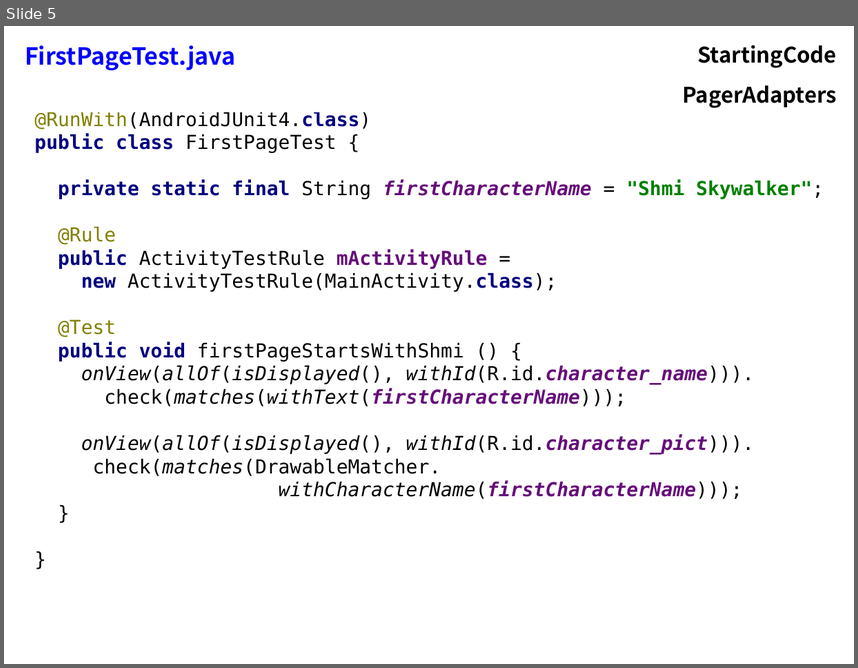
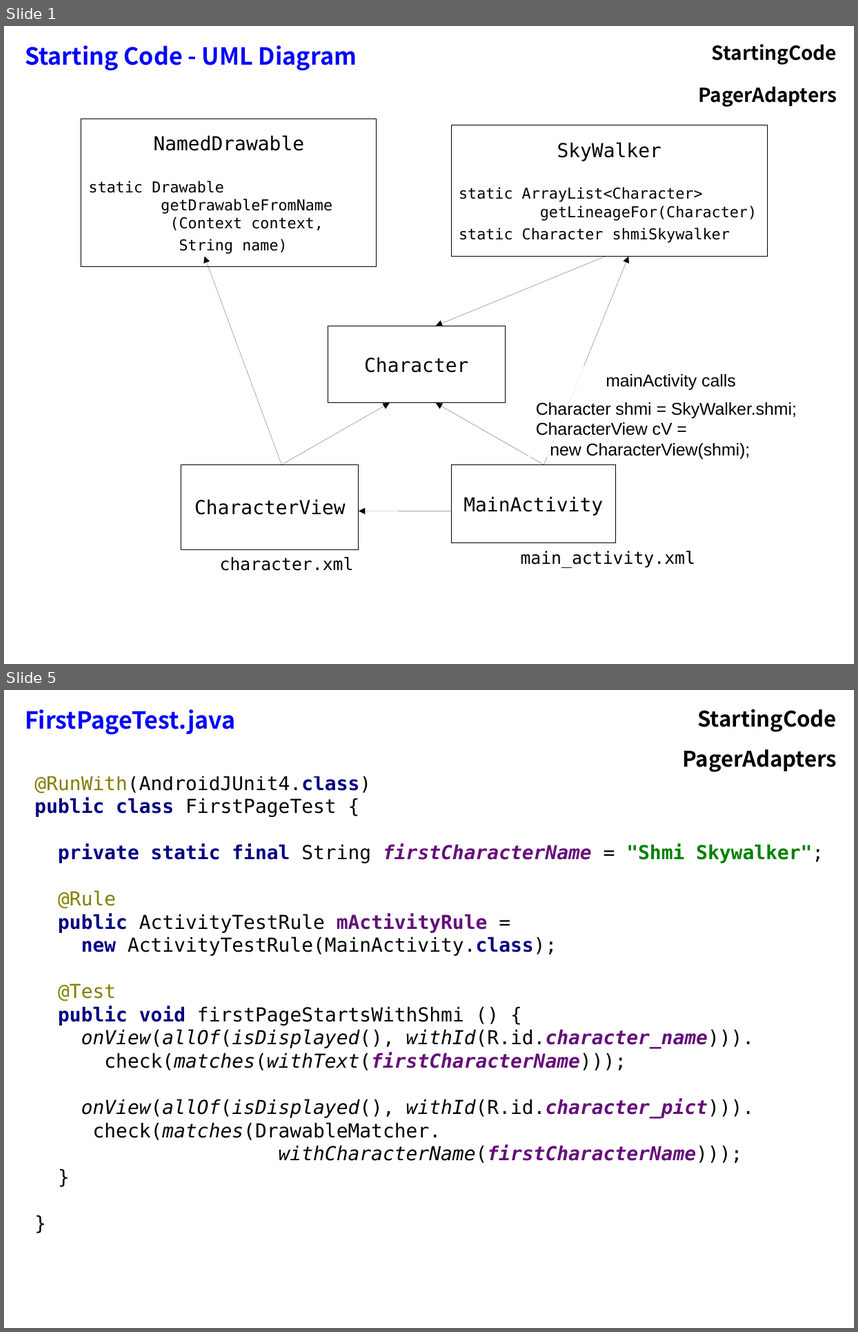
Before and after one commit to flocela/PagerAdaptersHandouts, a slide deck: PagerAdapterPresentation.odp. Shown one above the other, each under a label of ours: slide 5 before the commit, slides 1 and 5 after it; the slides between them are not shown. The pictures are 858x668 and 858x1332 pixels, drawn with LibreOffice and Linux fonts; fonts in the diff are those of the drawing. Boxes give left, top, right and bottom in pixels: in the first picture for what was removed or moved away, otherwise in the second. Text is boxed around its words. In the diff, an @@ line names an element or a change of style, - is before the commit and + after.

```diff
--- a/PagerAdapterPresentation.odp
+++ b/PagerAdapterPresentation.odp
@@ slide 1 added at (x1=4, y1=26, x2=854, y2=664), background #FFFFFF @@
@@ table added at (x1=17, y1=34, x2=845, y2=109), 2 rows, 2 columns @@
+Starting Code - UML Diagram | StartingCode
+ | PagerAdapters
@@ rectangle added at (x1=81, y1=119, x2=377, y2=267), outline #000000 0 pt, 14 pt, text #000000 @@
+NamedDrawable
+static Drawable
+getDrawableFromName
+(Context context,
+String name)
@@ rectangle added at (x1=451, y1=125, x2=768, y2=256), outline #000000 0 pt, 14 pt, text #000000 @@
+SkyWalker
+static ArrayList<Character>
+getLineageFor(Character)
+static Character shmiSkywalker
@@ arrow added from (281, 465) to (205, 256), #000000 0 pt @@
@@ arrow added from (606, 256) to (436, 325), #000000 0 pt @@
@@ arrow added from (544, 465) to (629, 256), #000000 0 pt @@
@@ rectangle added at (x1=328, y1=325, x2=506, y2=403), outline #000000 0 pt, 18 pt, text #000000 @@
+Character
@@ text added at (x1=536, y1=374, x2=797, y2=459), 16 pt, text #000000 @@
+mainActivity calls
+Character shmi = SkyWalker.shmi;
+CharacterView cV =
+new CharacterView(shmi);
@@ arrow added from (281, 464) to (390, 403), #000000 0 pt @@
@@ arrow added from (544, 464) to (436, 403), #000000 0 pt @@
@@ rectangle added at (x1=181, y1=464, x2=359, y2=549), outline #000000 0 pt, 18 pt, text #000000 @@
+CharacterView
@@ rectangle added at (x1=451, y1=464, x2=616, y2=543), outline #000000 0 pt, 18 pt, text #000000 @@
+MainActivity
@@ arrow added from (451, 511) to (359, 510), #000000 0 pt @@
@@ text added at (x1=220, y1=557, x2=354, y2=570), 16 pt, text #000000 @@
+character.xml
@@ text added at (x1=521, y1=550, x2=695, y2=568), 16 pt, text #000000 @@
+main_activity.xml
```
Also in this commit, not shown: 8 slides changed, 6 other slides added, 2 slides removed, 1 other file.
